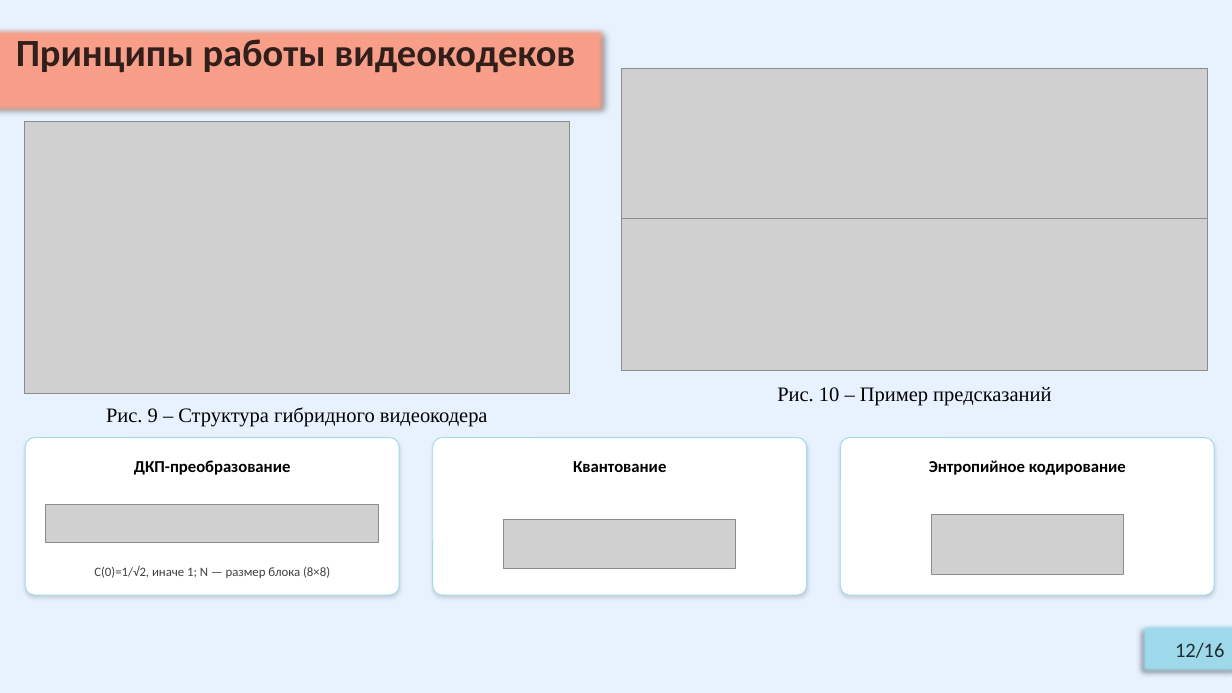
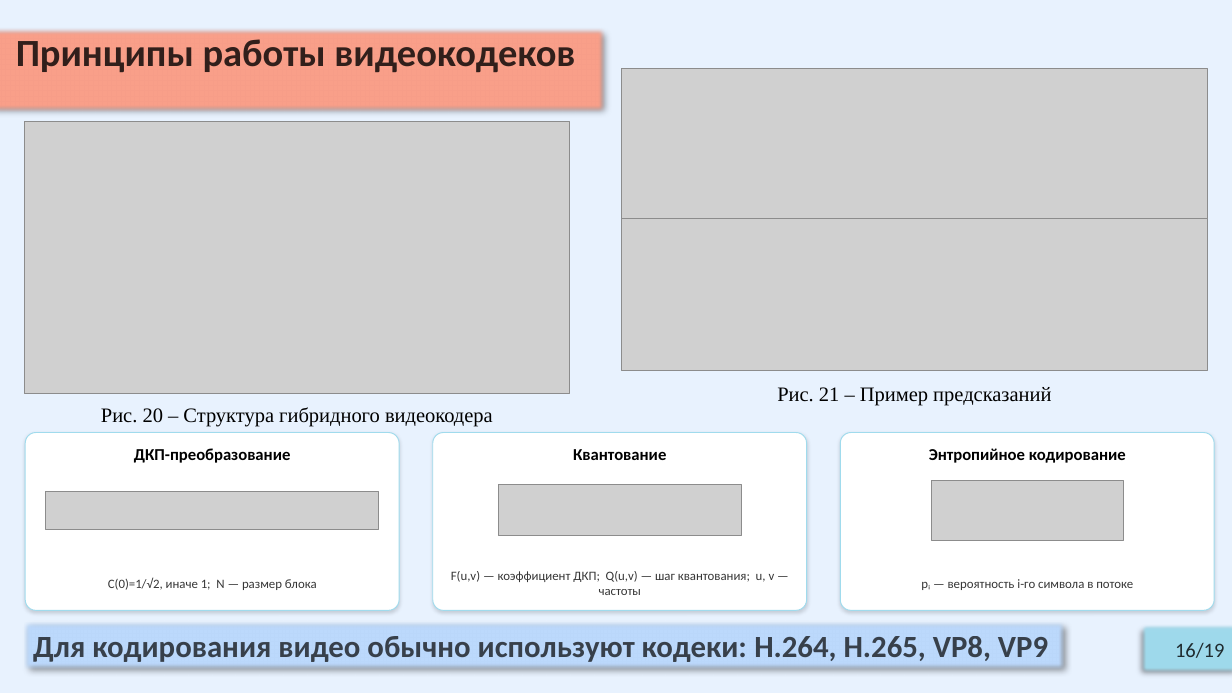
Before and after one commit to Relax-FM/Diploma, a slide deck: slide 16 of master/Diploma/presentation/OnyushevA_RK6-41M_v2.pptx (slide 12 before the commit). Drawn at 1232x693 pixels with LibreOffice and Linux fonts; fonts in the diff are those of the drawing; grey boxes stand for pictures. Boxes give left, top, right and bottom in pixels: in the first picture for what was removed or moved away, otherwise in the second. Text is boxed around its words. In the diff, an @@ line names an element or a change of style, - is before the commit and + after.

```diff
--- a/master/Diploma/presentation/OnyushevA_RK6-41M_v2.pptx
+++ b/master/Diploma/presentation/OnyushevA_RK6-41M_v2.pptx
@@ text at box(777, 387, 1051, 406): text changed @@
-Рис. 10 – Пример предсказаний
+Рис. 21 – Пример предсказаний
@@ text at box(101, 407, 493, 427): text changed @@
-Рис. 9 – Структура гибридного видеокодера
+Рис. 20 – Структура гибридного видеокодера
@@ text "ДКП-преобразование": place and size @@
-text "ДКП-преобразование" at box(134, 460, 291, 475)
+text "ДКП-преобразование" at box(134, 448, 291, 463)
@@ rounded rectangle: place and size @@
-rounded rectangle at box(25, 438, 399, 596)
+rounded rectangle at box(25, 433, 399, 610)
@@ text "Квантование": place and size @@
-text "Квантование" at box(573, 461, 666, 472)
+text "Квантование" at box(573, 449, 666, 460)
@@ rounded rectangle: place and size @@
-rounded rectangle at box(433, 438, 807, 596)
+rounded rectangle at box(433, 433, 807, 610)
@@ text "Энтропийное кодирование": place and size @@
-text "Энтропийное кодирование" at box(929, 460, 1126, 475)
+text "Энтропийное кодирование" at box(929, 448, 1126, 463)
@@ rounded rectangle: place and size @@
-rounded rectangle at box(840, 438, 1214, 596)
+rounded rectangle at box(840, 433, 1214, 610)
@@ picture: place and size @@
-picture at box(45, 505, 379, 543)
+picture at box(45, 492, 379, 530)
@@ picture: place and size @@
-picture at box(504, 519, 737, 568)
+picture at box(498, 485, 740, 536)
@@ picture: place and size @@
-picture at box(932, 514, 1124, 574)
+picture at box(932, 481, 1124, 541)
@@ text at box(108, 577, 317, 590): text changed; text colour #000000 at 75% opacity to #000000 at 78% opacity @@
-C(0)=1/√2, иначе 1; N — размер блока (8×8)
+C(0)=1/√2, иначе 1; N — размер блока
@@ text added at box(451, 571, 775, 595), 10 pt, text #000000 at 78% opacity @@
+F(u,v) — коэффициент ДКП; Q(u,v) — шаг квантования; u, v — частоты
@@ text added at box(921, 579, 1133, 590), 10 pt, text #000000 at 78% opacity @@
+pᵢ — вероятность i-го символа в потоке
@@ rectangle added at box(24, 623, 1064, 669), fill #BCD9FC, 24 pt, text #000000 at 70% opacity, bold @@
+Для кодирования видео обычно используют кодеки: H.264, H.265, VP8, VP9
@@ text in rectangle at box(1175, 643, 1224, 658): text changed @@
-12/16
+16/19
```
Also in this commit, not shown: 13 other slides changed, 4 slides added, 1 slide removed, 2 other files.
